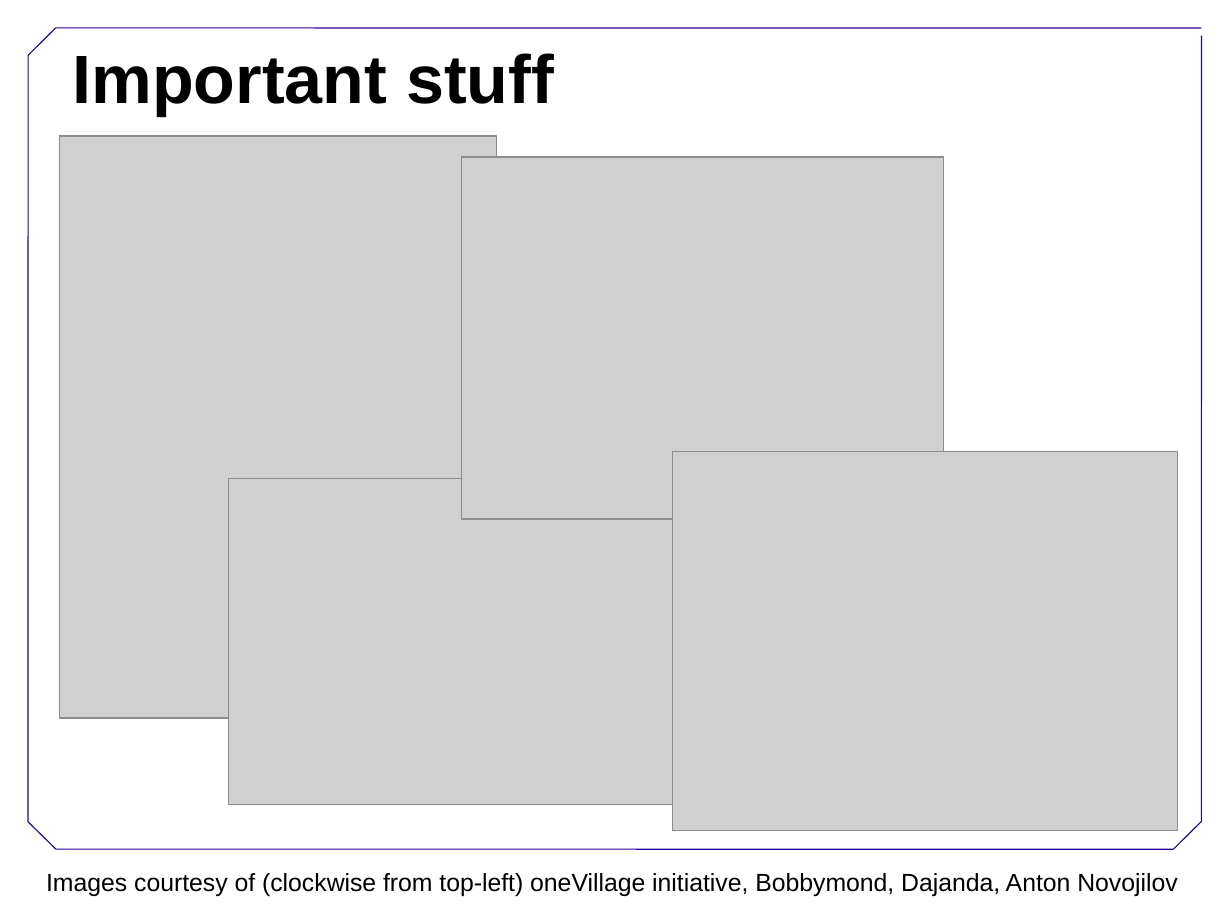
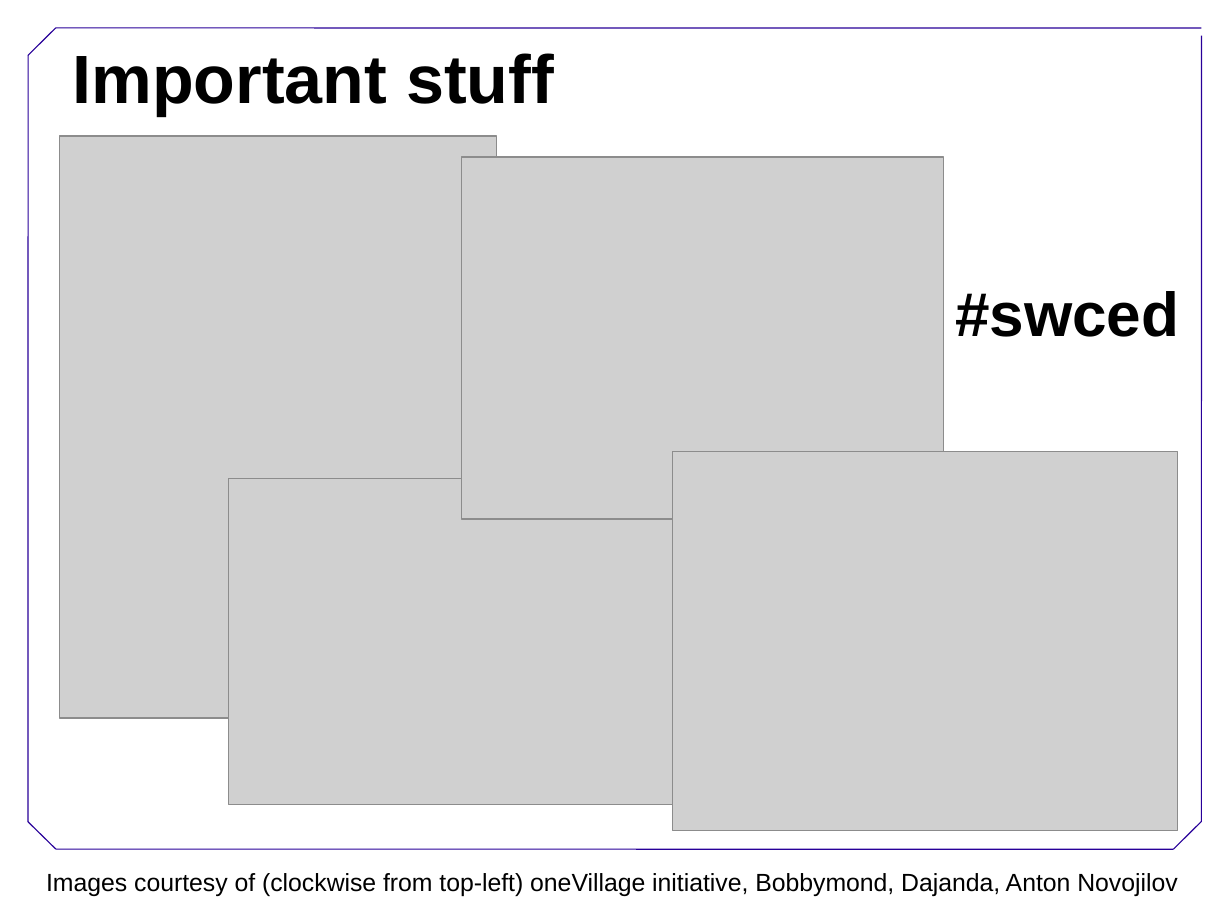
Before and after one commit to swcarpentry/DEPRECATED-boot-camps, a slide deck: slide 4 of Welcome.ppt. Drawn at 1232x924 pixels with LibreOffice and Linux fonts; fonts in the diff are those of the drawing; grey boxes stand for pictures; background and template pictures are left out. Boxes give left, top, right and bottom in pixels: in the first picture for what was removed or moved away, otherwise in the second. Text is boxed around its words. In the diff, an @@ line names an element or a change of style, - is before the commit and + after.

Commit message:
Added hashtag swced.

```diff
--- a/Welcome.ppt
+++ b/Welcome.ppt
@@ text added at (955,291,1179,337), 40 pt, text #000000, bold @@
+#swced
```
